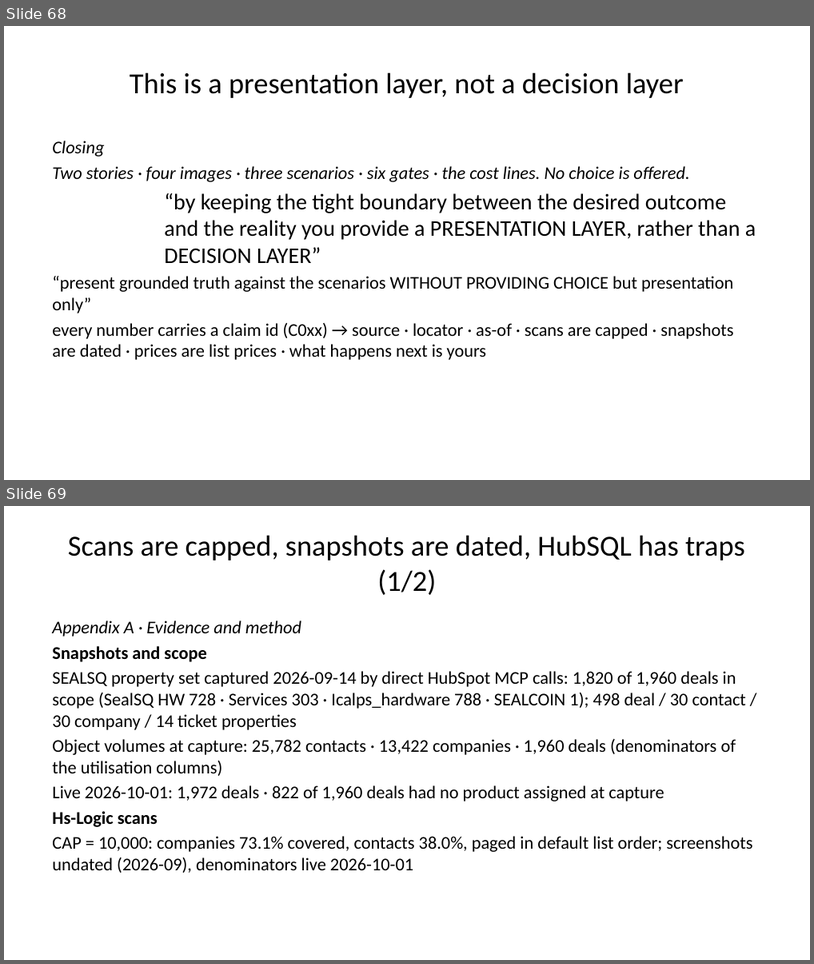
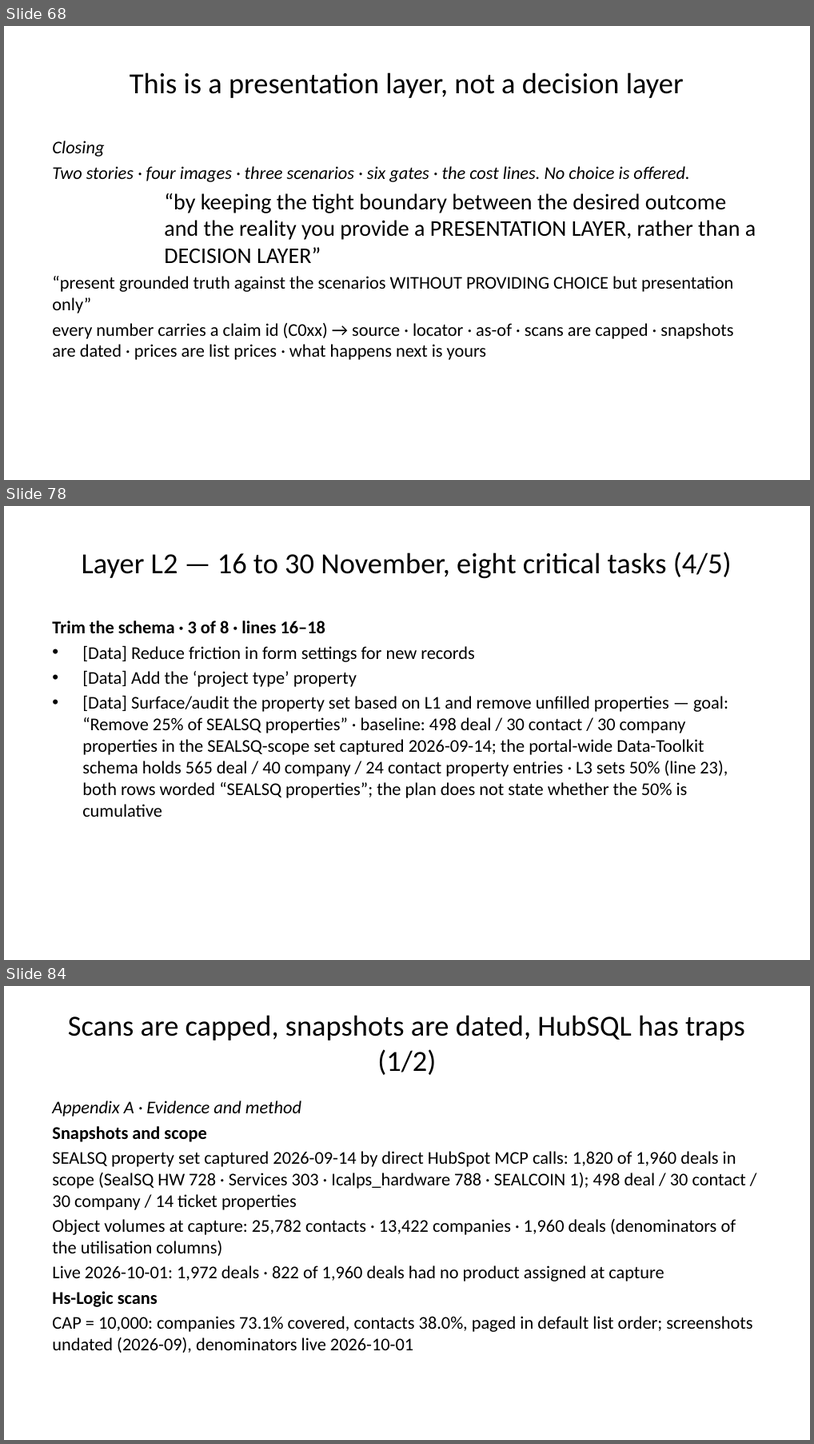
Before and after one commit to Wkayaobama/presentation-builder, a slide deck: Finished Presentations/crm-three-scenarios.pptx. Shown one above the other, each under a label of ours: slides 68 and 69 before the commit, slides 68, 78 and 84 after it; the slides between them are not shown. The pictures are 814x964 and 814x1444 pixels, drawn with LibreOffice and Linux fonts; fonts in the diff are those of the drawing. Boxes give left, top, right and bottom in pixels: in the first picture for what was removed or moved away, otherwise in the second. Text is boxed around its words. In the diff, an @@ line names an element or a change of style, - is before the commit and + after.

```diff
--- a/Finished Presentations/crm-three-scenarios.pptx
+++ b/Finished Presentations/crm-three-scenarios.pptx
@@ slide 78 added at (x1=4, y1=506, x2=810, y2=960), background #FFFFFF @@
@@ title added at (x1=82, y1=552, x2=732, y2=579), 26 pt, text #000000 @@
+Layer L2 — 16 to 30 November, eight critical tasks (4/5)
@@ text added at (x1=52, y1=620, x2=729, y2=816), 16 pt, text #000000 @@
+Trim the schema · 3 of 8 · lines 16–18
+• [Data] Reduce friction in form settings for new records
+• [Data] Add the ‘project type’ property
+• [Data] Surface/audit the property set based on L1 and remove unfilled properties — goal: “Remove 25% of SEALSQ properties” · baseline: 498 deal / 30 contact / 30 company properties in the SEALSQ-scope set captured 2026-09-14; the portal-wide Data-Toolkit schema holds 565 deal / 40 company / 24 contact property entries · L3 sets 50% (line 23), both rows worded “SEALSQ properties”; the plan does not state whether the 50% is cumulative
@@ what was slide 69 is now slide 84 @@
```
Also in this commit, not shown: 14 other slides added, 14 other files.
